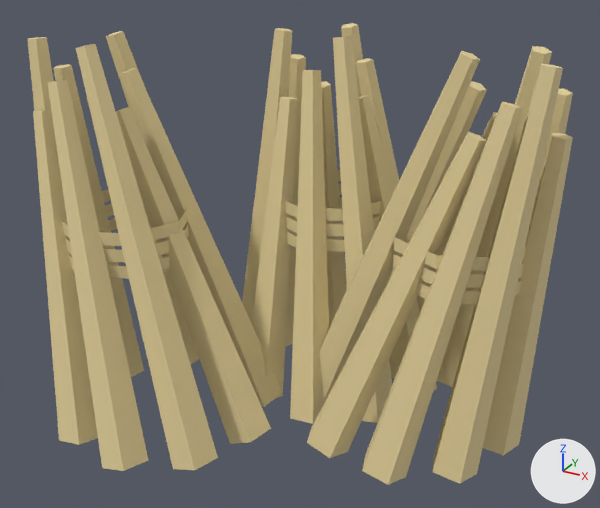
Renders of the glTF model assets/3d/models/yard_hay.glb from each side of a commit.
Both versions are drawn from a 50 mm lens placed at (0.702, -1.266, 1.017), pointed at (-0.007, 0.022, 0.373). The lights are fixed; the arrows at lower right show +X, +Y and +Z. The older version comes first. Vertices at exactly the same position are counted once.

Objects in the first picture: 'yard_hay'.
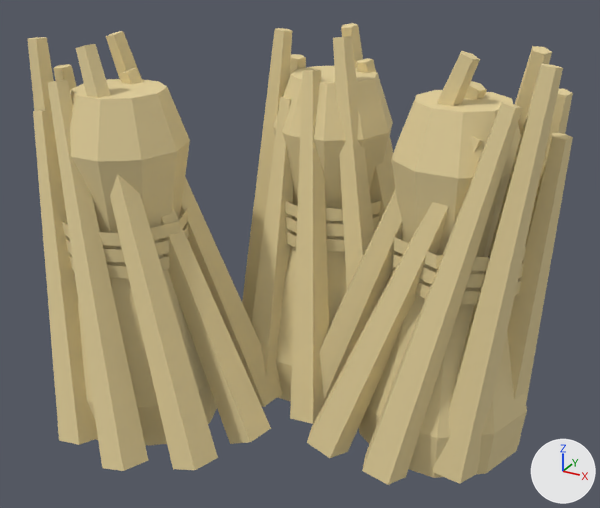
Where the change shows, as pixel boxes (x1, y1, x2, y2) in the pictures (600 x 508 px):
```json
{"part": 1, "of": "me_yard_hay", "change": "added", "after": [70, 79, 217, 446], "on screen": "beige"}
{"part": 2, "of": "me_yard_hay", "change": "added", "after": [359, 90, 527, 478], "on screen": "beige"}
{"part": 3, "of": "me_yard_hay", "change": "added", "after": [273, 66, 393, 401], "on screen": "beige"}
```

Edits to the scene script, one JSON object a line:
```json
{"block": "me_yard_hay", "where": "# used by ob_yard_hay; location = (0.0, 0.0, 0.0)"}
{"op": "remove", "block": "me_yard_hay", "code": "me_yard_hay.from_pydata(...)  # 414 vertices, 576 faces; spans x -0.472..0.457, y -0.344..0.412, z 0.018..0.776"}
{"op": "add", "block": "me_yard_hay", "code": "me_yard_hay.from_pydata(...)  # 594 vertices, 924 faces; spans x -0.472..0.457, y -0.344..0.412, z 0.018..0.776"}
{"block": "me_yard_hay", "change": "me_yard_hay part 1: a new loose piece of 60 vertices spanning x -0.468..-0.128, y -0.282..0.042, z 0.025..0.69, in mat_thatch (beige #e5d19b)"}
{"block": "me_yard_hay", "change": "me_yard_hay part 2: a new loose piece of 60 vertices spanning x 0.102..0.442, y -0.072..0.252, z 0.025..0.69, in mat_thatch (beige #e5d19b)"}
{"block": "me_yard_hay", "change": "me_yard_hay part 3: a new loose piece of 60 vertices spanning x -0.188..0.152, y 0.018..0.342, z 0.025..0.69, in mat_thatch (beige #e5d19b)"}
```
